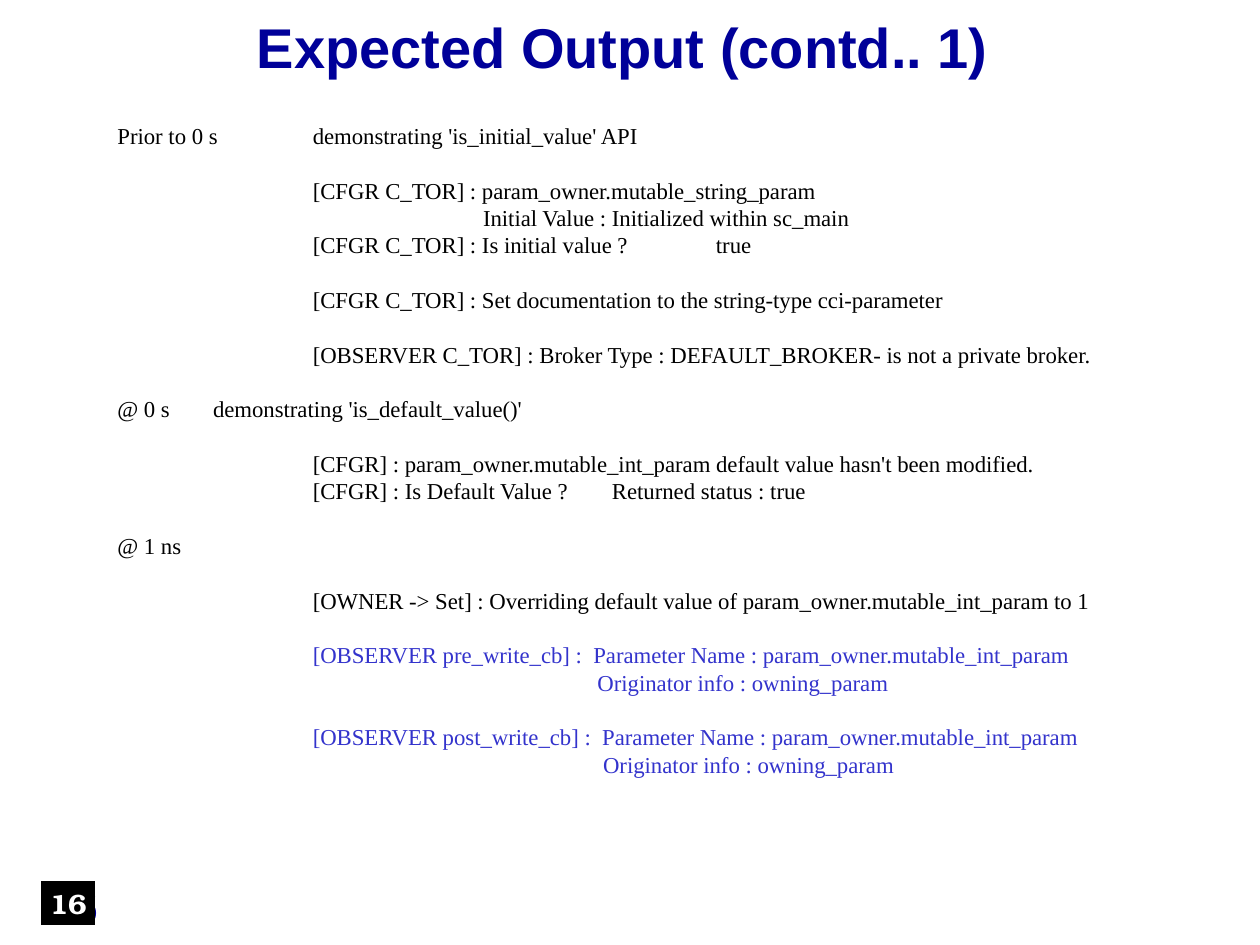
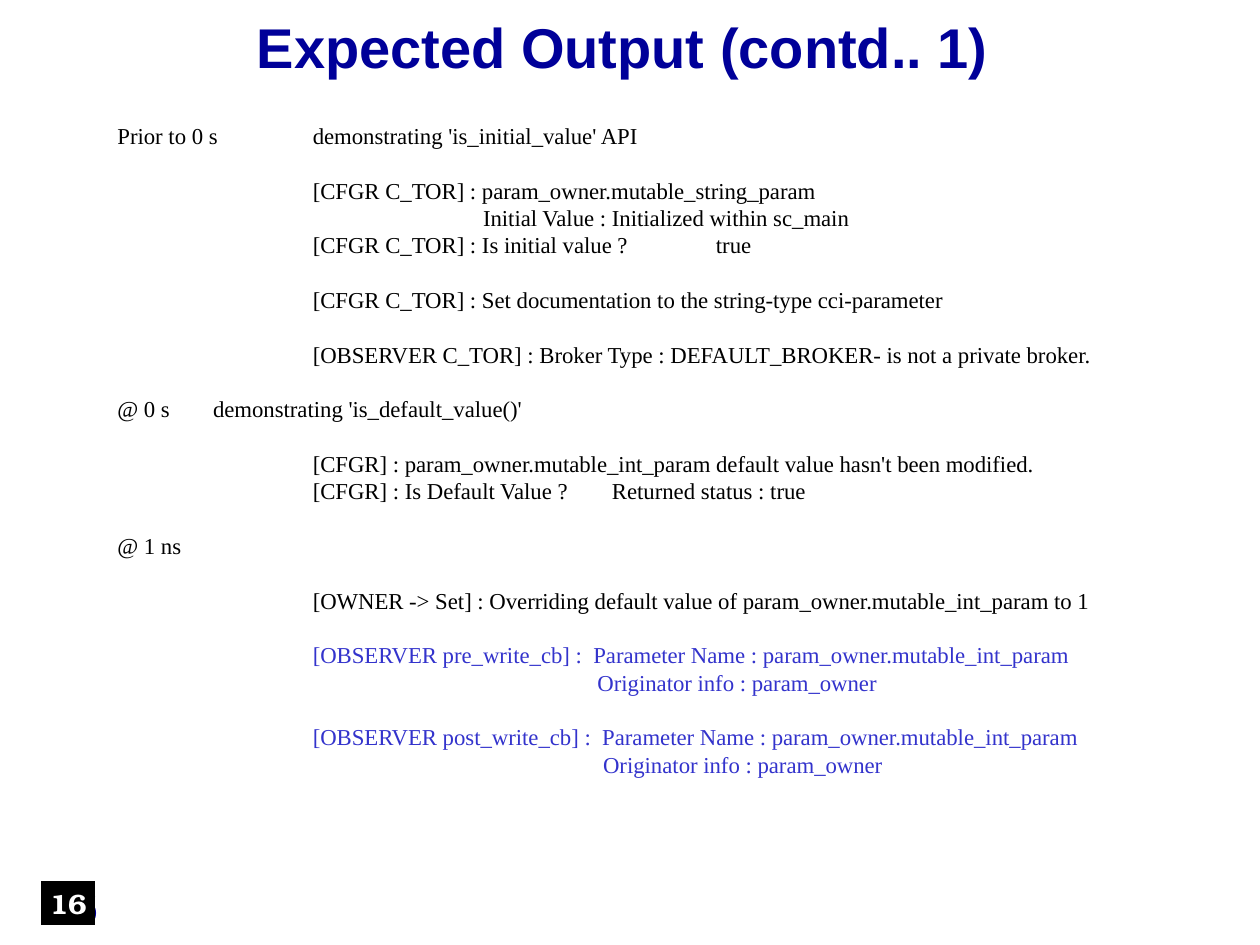
Before and after one commit to accellera-official/cci, a slide deck: slide 16 of examples/ex07_Parameter_Information/docs/ex07_Parameter_Information.ppt. Drawn at 1260x945 pixels with LibreOffice and Linux fonts; fonts in the diff are those of the drawing; background and template pictures are left out. Boxes give left, top, right and bottom in pixels: in the first picture for what was removed or moved away, otherwise in the second. Text is boxed around its words. In the diff, an @@ line names an element or a change of style, - is before the commit and + after.

Commit message:
Updates results from value originator fix
The value originator's name is now properly reported (vs.
'owning_param').

```diff
--- a/examples/ex07_Parameter_Information/docs/ex07_Parameter_Information.ppt
+++ b/examples/ex07_Parameter_Information/docs/ex07_Parameter_Information.ppt
@@ text at (313, 647, 1078, 778): text changed @@
-[OBSERVER pre_write_cb] : Parameter Name : param_owner.mutable_int_param
-Originator info : owning_param
-[OBSERVER post_write_cb] : Parameter Name : param_owner.mutable_int_param
-Originator info : owning_param
+[OBSERVER pre_write_cb] : Parameter Name : param_owner.mutable_int_param
+Originator info : param_owner
+[OBSERVER post_write_cb] : Parameter Name : param_owner.mutable_int_param
+Originator info : param_owner
```
Also in this commit, not shown: 3 other slides changed, 1 other file.
